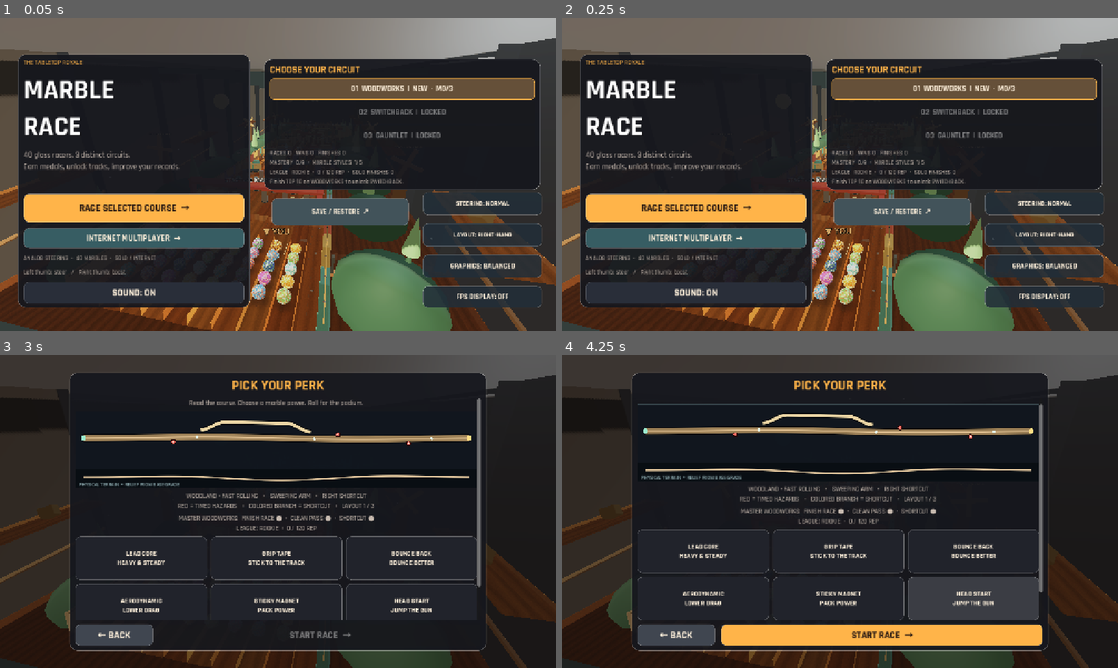
Above: before the commit, frames 1-4 (two rows, left to right).
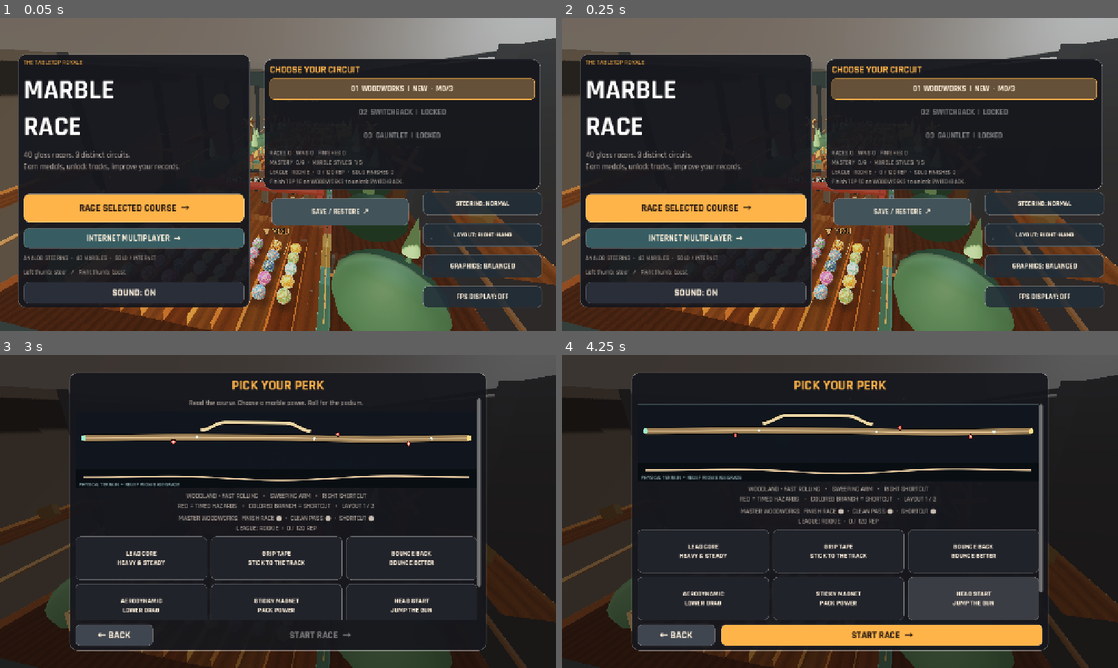
Above: after the commit, the same moments.

Repository: dbrckk/Marble-race-
Game: Godot game, scene res://scenes/main.tscn
Two runs of this game, one before a commit and one after it. Both use one fixed random seed, a clock stepped at 60 frames per second and the inputs below.
Inputs:
- Up to frame 1 (0.05 s): no input
- Up to frame 2 (0.25 s): no input
- Up to frame 3 (3 s): click "STEERING: NORMAL" at 0.5 s; click "01 WOODWORKS | NEW · M0/3" at 1.25 s; click "01 WOODWORKS | NEW · M0/3" at 2 s; click "RACE SELECTED COURSE →" at 2.75 s
- Up to frame 4 (4.25 s): click "HEAD START JUMP THE GUN" at 3.5 s

The runs differ from the first frame. In frame 1, 0.1% of the frame differs, in the area x 30-74%, y 31-99%; in frame 2, 0.1%; in frame 3, 0.4%, in the area x 11-78%, y 20-99%; in frame 4, 0.3%.

Commit message:
Give each biome a distinct physical chicane rhythm with smooth endpoint transitions

Diff:
--- a/scripts/track_path.gd
+++ b/scripts/track_path.gd
@@ -8,6 +8,12 @@
 # a fake rollercoaster behind a perfectly flat racing surface.
 const AMPLITUDES := [1.1,1.9,2.65]
 const WAVELENGTHS := [32.0,28.0,26.0]
+# Secondary, biome-specific turns produce recognizable sequences of chicanes
+# instead of three scaled versions of one sine-wave course. The smooth
+# endpoint envelope keeps the start grid and finish gate aligned.
+const SECONDARY_AMPLITUDES := [0.36,0.78,1.12]
+const SECONDARY_CYCLES := [2.0,3.0,4.0]
+const SECONDARY_PHASES := [0.15,0.42,0.72]
 const BASE_SLOPE := 0.085
 const RELIEF_AMPLITUDES := [0.55,1.10,1.45]
 const RELIEF_CYCLES := [1.45,2.0,2.5]
@@ -34,7 +40,12 @@
     var which: int = clampi(track,0,2)
     var travelled: float = clampf(COURSE_START_Z-z,0.0,COURSE_SPAN)
     var envelope: float = sin(PI*travelled/COURSE_SPAN)
-    return AMPLITUDES[which]*sin(travelled/WAVELENGTHS[which])*envelope
+    var progress: float = travelled/COURSE_SPAN
+    var secondary_envelope: float = envelope*envelope
+    var primary: float = AMPLITUDES[which]*sin(travelled/WAVELENGTHS[which])*envelope
+    var chicane: float = SECONDARY_AMPLITUDES[which]*secondary_envelope*sin(
+        TAU*(SECONDARY_CYCLES[which]*progress+SECONDARY_PHASES[which]))
+    return primary+chicane
 
 static func section_center(section: int, track: int) -> float:
     return center_at(8.0-float(section)*12.0,track)
